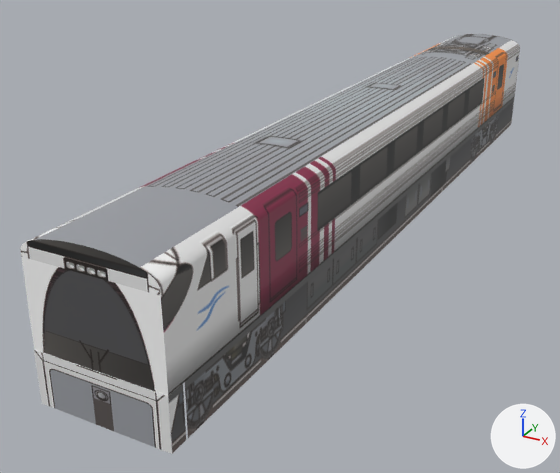
A saved change to the glTF model mini-japanrail-3d/models/jr-shikoku-8000/car1.glb.
Before and after are seen from a 50 mm lens placed at (7.76, -7.97, 8.2), pointed at (-1.69, 9.22, -0.39). Every picture has the same lights, and +X, +Y and +Z are marked at lower right. The older version comes first. Vertices at exactly the same position are counted once.

Objects in the first picture: 'jr-shikoku-8000-car1'.
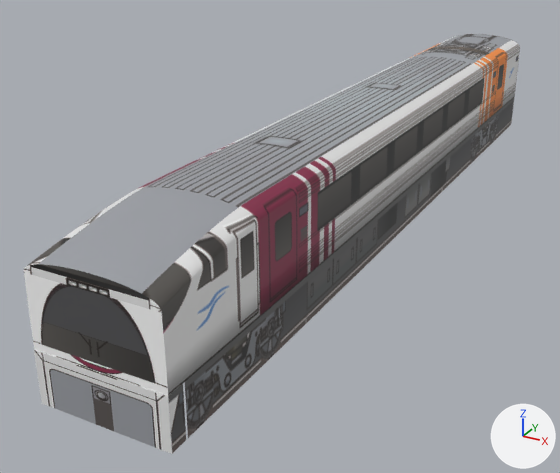
Pixel boxes (x1, y1, x2, y2) of what changed, in the pictures (560 x 473 px; the box of a moved part takes in the faces that stretch with it):
'jr-shikoku-8000-car1', reshaped, surface changed
    before: (20, 34, 520, 454)
    after: (24, 34, 520, 454)
part 1 of me_jr_shikoku_8000_car1, moved or reshaped
    before: (20, 195, 240, 396)
    after: (24, 198, 240, 396)
part 2 of me_jr_shikoku_8000_car1, surface changed
    both: (24, 185, 256, 393)

The edits, one by one:
me_jr_shikoku_8000_car1 has 5573 vertices, 11126 faces and spans x -1.4..1.4, y 0.0..22.4, z 0.0..3.4.
me_jr_shikoku_8000_car1 is used by ob_jr_shikoku_8000_car1; location (0.0, 0.0, 0.0).
me_jr_shikoku_8000_car1 part 1: 492 of the vertices in x -1.4..1.4, y 0.0..2.1, z 1.7..3.4 are multiplied about the mesh origin by the matrix ((1.0, 0.0, 0.0), (0.0, 1.0, 0.0), (0.0, 0.165, 0.863)).
me_jr_shikoku_8000_car1 part 2: texture (UV) coordinates of 814 of 11126 faces, centred in x -1.4..1.4, y 0.0..2.9, z 1.3..3.2, changed; they spanned u 0.0..1.0, v 0.28..0.99 and now span u 0.0..1.0, v 0.21..0.99.
